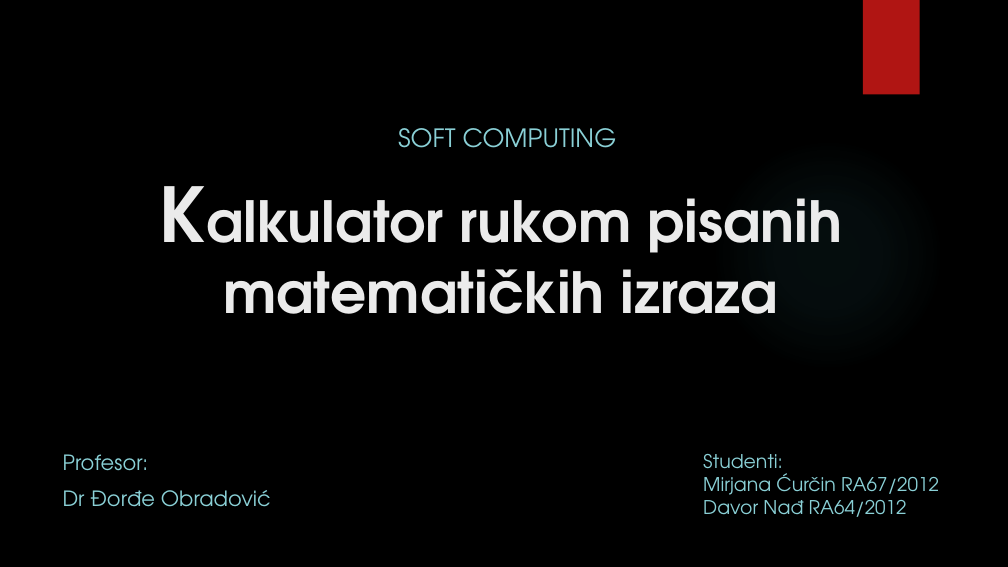
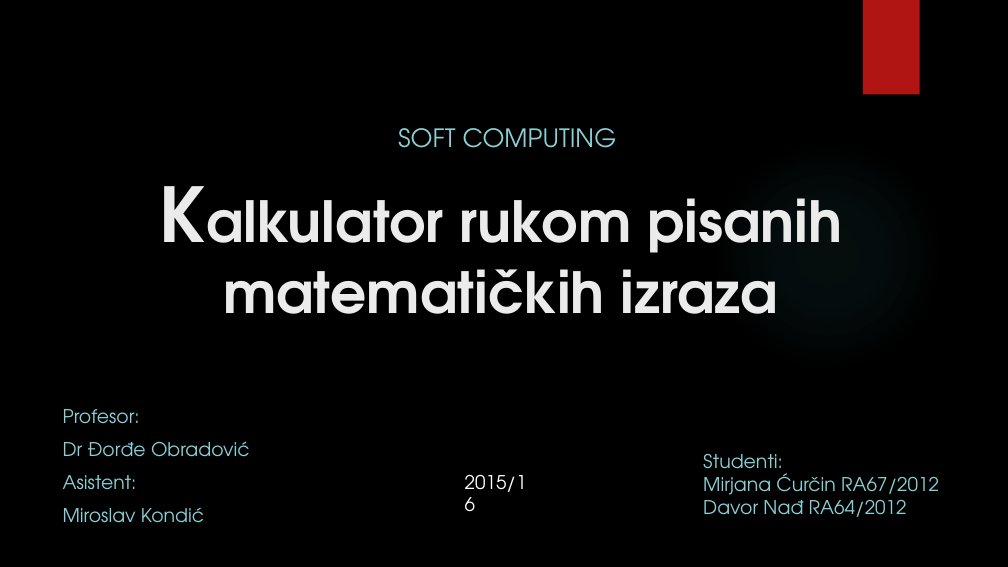
Before and after one commit to davor193/Photo-Calculator, a slide deck: slide 1 of photo_calculator.pptx. Drawn at 1008x567 pixels with LibreOffice and Linux fonts; fonts in the diff are those of the drawing; background and template pictures are left out. Boxes give left, top, right and bottom in pixels: in the first picture for what was removed or moved away, otherwise in the second. Text is boxed around its words. In the diff, an @@ line names an element or a change of style, - is before the commit and + after.

```diff
--- a/photo_calculator.pptx
+++ b/photo_calculator.pptx
@@ subtitle "Profesor:": place and size @@
-subtitle "Profesor:" at <box>63,454,271,507</box>
+subtitle "Profesor:" at <box>63,409,250,523</box>
@@ subtitle at <box>63,409,250,457</box>: size 20 to 18 pt in "Profesor:", "Dr Đorđe Obradović" @@
@@ subtitle at <box>63,475,204,523</box>: paragraphs added @@
+Asistent:
+Miroslav Kondić
@@ text added at <box>465,475,527,492</box>, 18 pt, text #FFFFFF @@
+2015/16
```
Also in this commit, not shown: 1 other slide changed, 2 slides added.
